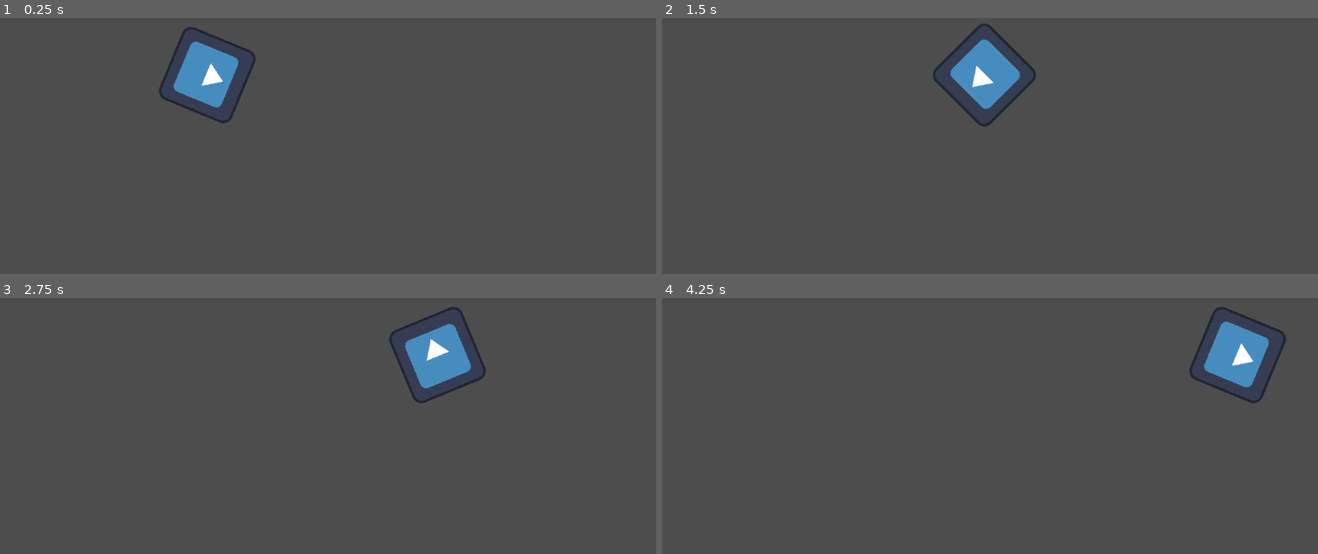
Above: before the commit, frames 1-4 (two rows, left to right).
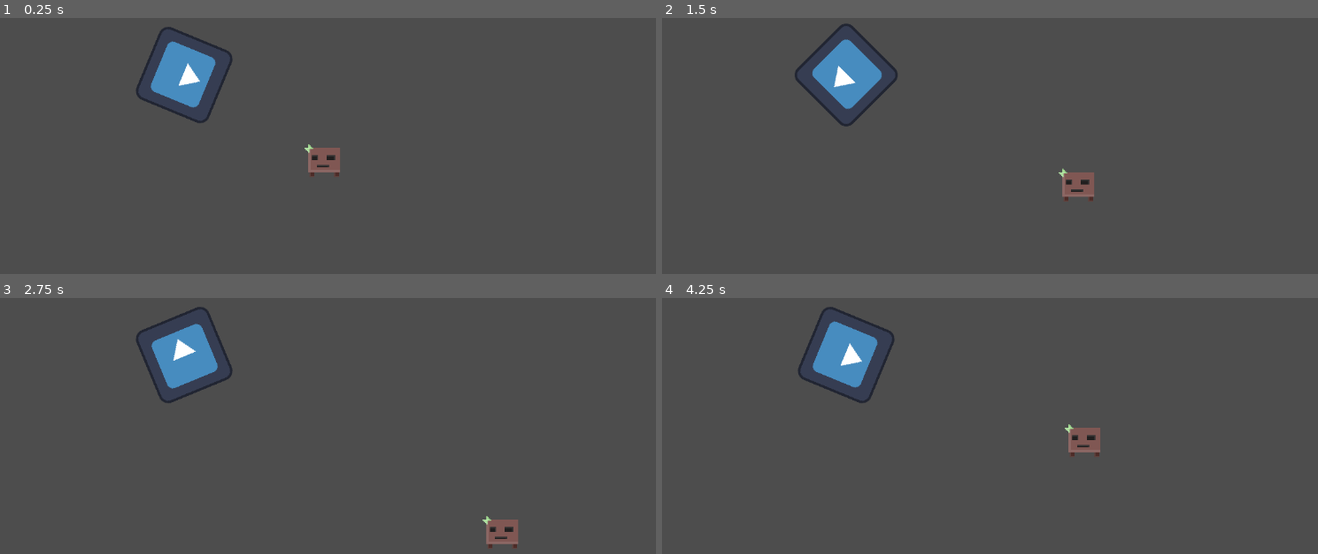
Above: after the commit, the same moments.

Repository: Fireball9670/Jump-and-Run
Game: Godot game, scene res://scenes/levels/level.tscn
Same seed, same stepped clock (60 frames per second), same inputs: the game is played once before the commit and once after it. The engine's default icon, where the game draws it, is replaced by a stand-in: a white triangle on a blue panel in a dark square.
Inputs (mouse positions are in pixels of both pictures, inside the frame that each line leads up to):
- Up to frame 1 (0.25 s): no input
- Up to frame 2 (1.5 s): move the mouse to (1173, 130) at 0.52 s; press the mouse at (1173, 130) at 0.53 s; hold D (right, bound only after the commit) 0.53-1.28 s; right-click (1173, 130) at 0.8 s; move the mouse to (871, 171) at 1.27 s; release the mouse at (871, 171) at 1.28 s; hold Down (down, bound only after the commit) from 1.28 s (still down); right-click (871, 171) at 1.35 s
- Up to frame 3 (2.75 s): click (209, 451) at 1.55 s; move the mouse to (426, 344) at 2.02 s; release Down (down, bound only after the commit) at 2.03 s; press the mouse at (426, 344) at 2.03 s; hold D (right, bound only after the commit) from 2.03 s (still down); right-click (426, 344) at 2.3 s
- Up to frame 4 (4.25 s): move the mouse to (983, 510) at 2.77 s; release D (right, bound only after the commit) at 2.78 s; release the mouse at (983, 510) at 2.78 s; hold Up (up, bound only after the commit) 2.78-3.53 s; right-click (983, 510) at 2.85 s; click (983, 510) at 3.05 s; move the mouse to (1226, 490) at 3.52 s; press the mouse at (1226, 490) at 3.53 s; hold Left (left, bound only after the commit) from 3.53 s (still down); right-click (1226, 490) at 3.8 s

The runs differ from the first frame. In frame 1, 3.1% of the frame differs, in the area x 20-52%, y 3-62%; in frame 2, 4.9%, in the area x 20-66%, y 2-72%; in frame 3, 4.7%; in frame 4, 4.8%.

Commit message:
implement movement

Diff:
--- a/project.godot
+++ b/project.godot
@@ -15,6 +15,45 @@
 config/features=PackedStringArray("4.2", "Forward Plus")
 config/icon="res://icon.svg"
 
+[input]
+
+left={
+"deadzone": 0.5,
+"events": [Object(InputEventKey,"resource_local_to_scene":false,"resource_name":"","device":-1,"window_id":0,"alt_pressed":false,"shift_pressed":false,"ctrl_pressed":false,"meta_pressed":false,"pressed":false,"keycode":0,"physical_keycode":4194319,"key_label":0,"unicode":0,"echo":false,"script":null)
+, Object(InputEventKey,"resource_local_to_scene":false,"resource_name":"","device":-1,"window_id":0,"alt_pressed":false,"shift_pressed":false,"ctrl_pressed":false,"meta_pressed":false,"pressed":false,"keycode":0,"physical_keycode":65,"key_label":0,"unicode":97,"echo":false,"script":null)
+]
+}
+right={
+"deadzone": 0.5,
+"events": [Object(InputEventKey,"resource_local_to_scene":false,"resource_name":"","device":-1,"window_id":0,"alt_pressed":false,"shift_pressed":false,"ctrl_pressed":false,"meta_pressed":false,"pressed":false,"keycode":0,"physical_keycode":68,"key_label":0,"unicode":100,"echo":false,"script":null)
+, Object(InputEventKey,"resource_local_to_scene":false,"resource_name":"","device":-1,"window_id":0,"alt_pressed":false,"shift_pressed":false,"ctrl_pressed":false,"meta_pressed":false,"pressed":false,"keycode":0,"physical_keycode":4194321,"key_label":0,"unicode":0,"echo":false,"script":null)
+]
+}
+up={
+"deadzone": 0.5,
+"events": [Object(InputEventKey,"resource_local_to_scene":false,"resource_name":"","device":-1,"window_id":0,"alt_pressed":false,"shift_pressed":false,"ctrl_pressed":false,"meta_pressed":false,"pressed":false,"keycode":0,"physical_keycode":4194320,"key_label":0,"unicode":0,"echo":false,"script":null)
+, Object(InputEventKey,"resource_local_to_scene":false,"resource_name":"","device":-1,"window_id":0,"alt_pressed":false,"shift_pressed":false,"ctrl_pressed":false,"meta_pressed":false,"pressed":false,"keycode":0,"physical_keycode":87,"key_label":0,"unicode":119,"echo":false,"script":null)
+]
+}
+down={
+"deadzone": 0.5,
+"events": [Object(InputEventKey,"resource_local_to_scene":false,"resource_name":"","device":-1,"window_id":0,"alt_pressed":false,"shift_pressed":false,"ctrl_pressed":false,"meta_pressed":false,"pressed":false,"keycode":0,"physical_keycode":4194322,"key_label":0,"unicode":0,"echo":false,"script":null)
+, Object(InputEventKey,"resource_local_to_scene":false,"resource_name":"","device":-1,"window_id":0,"alt_pressed":false,"shift_pressed":false,"ctrl_pressed":false,"meta_pressed":false,"pressed":false,"keycode":0,"physical_keycode":83,"key_label":0,"unicode":115,"echo":false,"script":null)
+]
+}
+primary={
+"deadzone": 0.5,
+"events": [Object(InputEventMouseButton,"resource_local_to_scene":false,"resource_name":"","device":-1,"window_id":0,"alt_pressed":false,"shift_pressed":false,"ctrl_pressed":false,"meta_pressed":false,"button_mask":1,"position":Vector2(79, 20),"global_position":Vector2(83, 61),"factor":1.0,"button_index":1,"canceled":false,"pressed":true,"double_click":false,"script":null)
+, Object(InputEventKey,"resource_local_to_scene":false,"resource_name":"","device":-1,"window_id":0,"alt_pressed":false,"shift_pressed":false,"ctrl_pressed":false,"meta_pressed":false,"pressed":false,"keycode":0,"physical_keycode":32,"key_label":0,"unicode":32,"echo":false,"script":null)
+]
+}
+secondary={
+"deadzone": 0.5,
+"events": [Object(InputEventMouseButton,"resource_local_to_scene":false,"resource_name":"","device":-1,"window_id":0,"alt_pressed":false,"shift_pressed":false,"ctrl_pressed":false,"meta_pressed":false,"button_mask":2,"position":Vector2(73, 18),"global_position":Vector2(77, 59),"factor":1.0,"button_index":2,"canceled":false,"pressed":true,"double_click":false,"script":null)
+, Object(InputEventKey,"resource_local_to_scene":false,"resource_name":"","device":-1,"window_id":0,"alt_pressed":false,"shift_pressed":false,"ctrl_pressed":false,"meta_pressed":false,"pressed":false,"keycode":0,"physical_keycode":4194326,"key_label":0,"unicode":0,"echo":false,"script":null)
+]
+}
+
 [rendering]
 
 textures/canvas_textures/default_texture_filter=0
--- a/scenes/Logo.gd
+++ b/scenes/Logo.gd
@@ -15,7 +15,4 @@
 
 # Called every frame. 'delta' is the elapsed time since the previous frame.
 func _process(delta):
-	pos.x += speed * delta
-	position = pos
-	#test_scale += 1
-	#scale = Vector2(test_scale, test_scale)
+	position.x = pos.x
--- a/scenes/levels/level.gd
+++ b/scenes/levels/level.gd
@@ -6,9 +6,6 @@
 func _ready():
 	$Logo.rotation_degrees = 90
 
-	for i in test_array:
-		print(i)
-
 func _process(delta):
 	$Logo.rotation_degrees += 90 * delta
 
--- a/scenes/levels/level.tscn
+++ b/scenes/levels/level.tscn
@@ -1,8 +1,10 @@
-[gd_scene load_steps=4 format=3 uid="uid://5xv3ll6inl08"]
+[gd_scene load_steps=6 format=3 uid="uid://5xv3ll6inl08"]
 
 [ext_resource type="Texture2D" uid="uid://uiri3f37gljl" path="res://icon.svg" id="1_2e7mh"]
 [ext_resource type="Script" path="res://scenes/levels/level.gd" id="1_8seop"]
+[ext_resource type="PackedScene" uid="uid://kja8tl4wl0av" path="res://scenes/player/player.tscn" id="2_hnri6"]
 [ext_resource type="Script" path="res://scenes/Logo.gd" id="2_utlga"]
+[ext_resource type="Script" path="res://scenes/player/player.gd" id="5_7gluf"]
 
 [node name="Level" type="Node2D"]
 script = ExtResource("1_8seop")
@@ -11,3 +13,7 @@
 texture = ExtResource("1_2e7mh")
 region_rect = Rect2(-38, -26, 104, 99)
 script = ExtResource("2_utlga")
+
+[node name="Player" parent="." instance=ExtResource("2_hnri6")]
+position = Vector2(528, 335)
+script = ExtResource("5_7gluf")
--- /dev/null
+++ b/scenes/player/player.gd
@@ -0,0 +1,15 @@
+extends Node2D
+
+func _process(delta):
+
+	# input
+	var direction = Input.get_vector("left","right","up","down")
+	print(direction)
+	position += direction * 200 * delta
+
+	# fireball thrower
+	if(Input.is_action_pressed("primary")):
+		print("fire")
+
+	if(Input.is_action_pressed("secondary")):
+		print("run")
--- a/scenes/player.tscn
+++ b/scenes/player/player.tscn
@@ -49,6 +49,7 @@
 autoplay = "idle"
 
 [node name="Fireball" type="AnimatedSprite2D" parent="PlayerImage"]
+visible = false
 position = Vector2(-25, -15)
 sprite_frames = SubResource("SpriteFrames_1ugpi")
 animation = &"spin"
